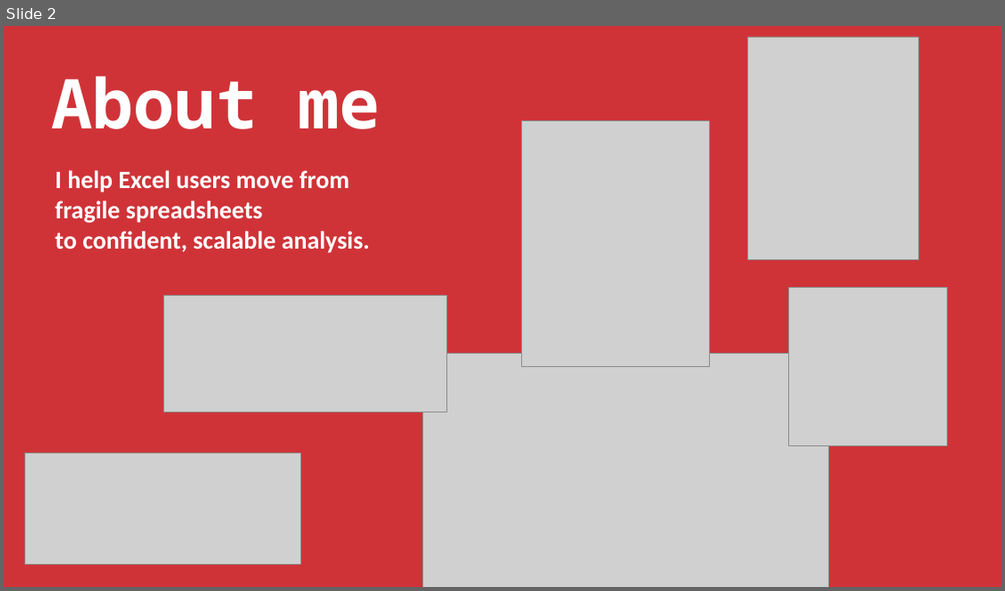
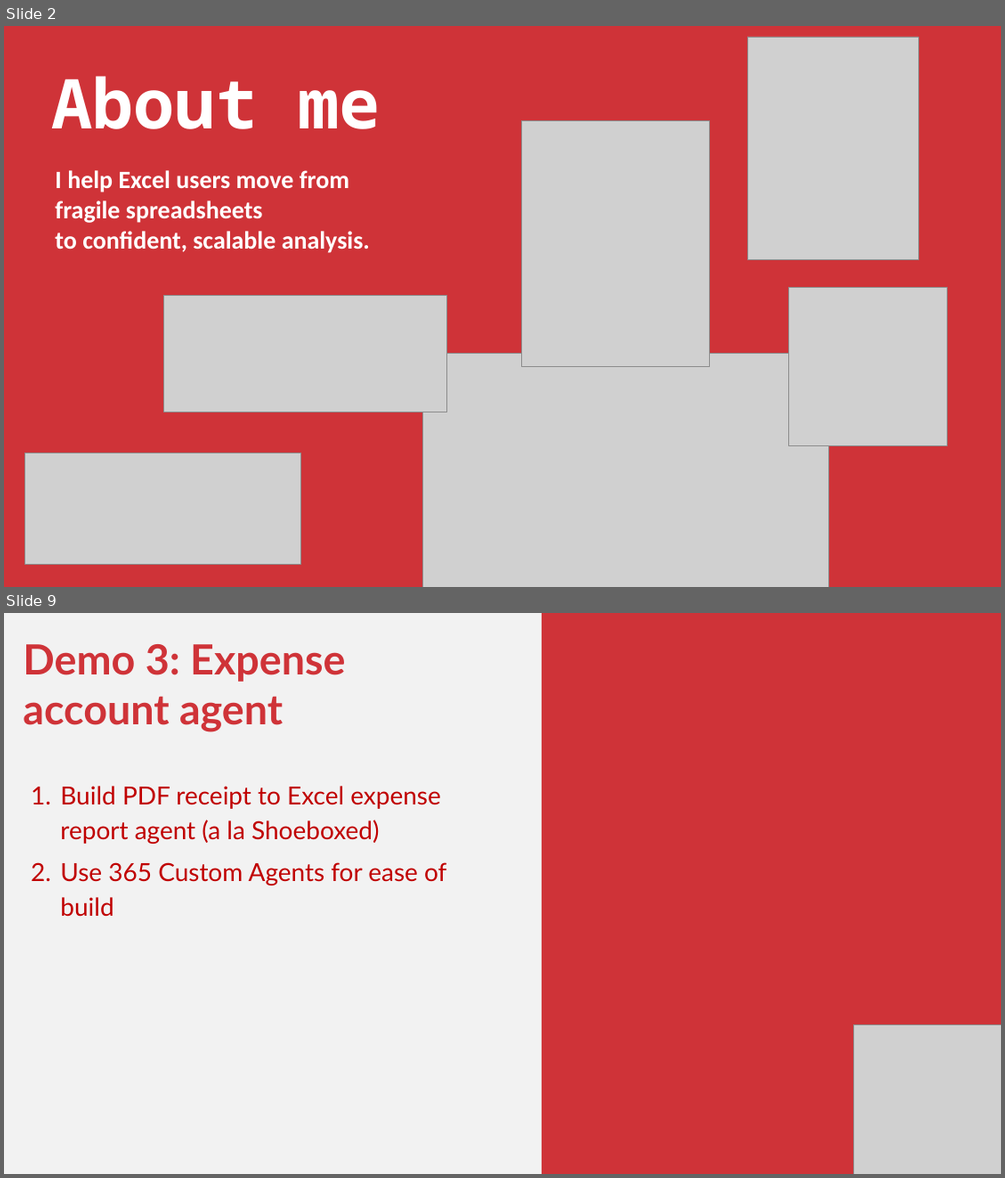
Before and after one commit to stringfestdata/gxls-copilot-studio-excel, a slide deck: gxls-copilot-studio-excel.pptx. Shown one above the other, each under a label of ours: slide 2 before the commit, slides 2 and 9 after it; the slides between them are not shown. The pictures are 1005x591 and 1005x1178 pixels, drawn with LibreOffice and Linux fonts; fonts in the diff are those of the drawing; grey boxes stand for pictures. Boxes give left, top, right and bottom in pixels: in the first picture for what was removed or moved away, otherwise in the second. Text is boxed around its words. In the diff, an @@ line names an element or a change of style, - is before the commit and + after.

```diff
--- a/gxls-copilot-studio-excel.pptx
+++ b/gxls-copilot-studio-excel.pptx
@@ slide 9 added at (x1=4, y1=613, x2=1001, y2=1174), background #F2F2F2 @@
@@ rectangle added at (x1=542, y1=613, x2=1001, y2=1174), fill #CF3338 @@
@@ text added at (x1=23, y1=644, x2=446, y2=885), 36 pt, text #C00000 @@
+Demo 3: Expense account agent
+1. Build PDF receipt to Excel expense report agent (a la Shoeboxed)
+2. Use 365 Custom Agents for ease of build
@@ picture added at (x1=853, y1=1024, x2=1001, y2=1174) @@
```
Also in this commit, not shown: 3 slides changed, 5 other slides added, 33 slides removed, 11 other files.
